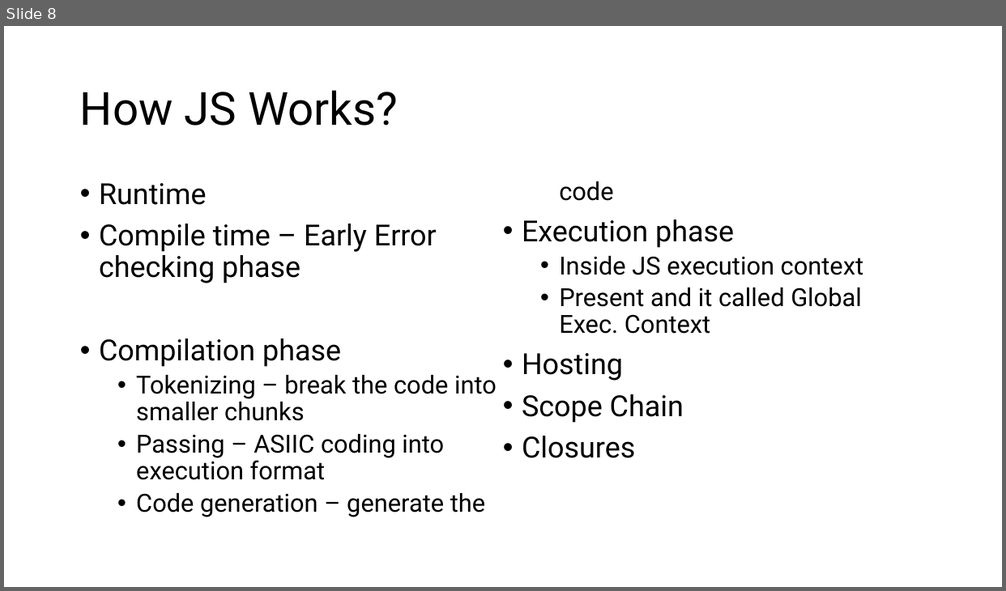
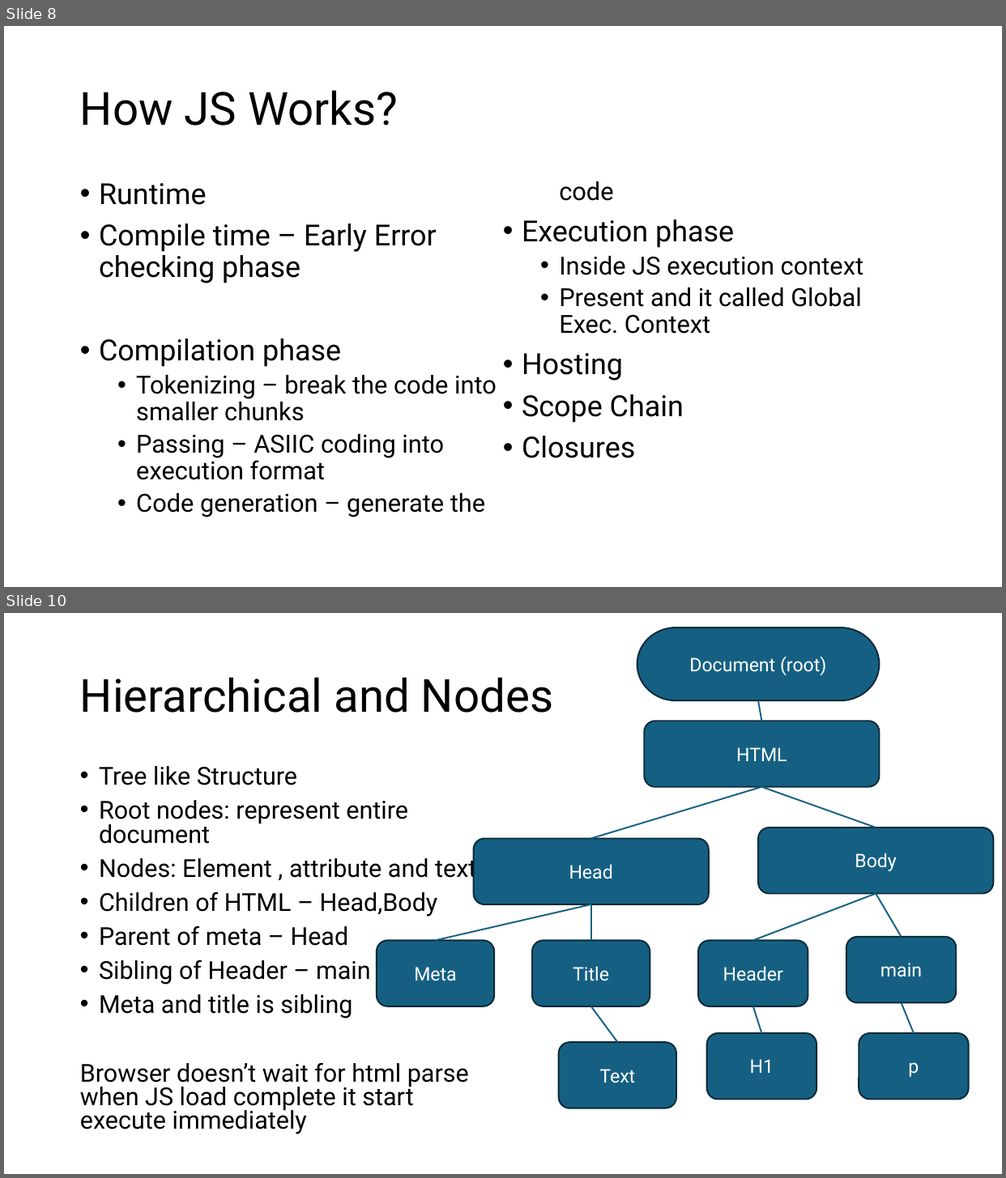
Before and after one commit to PiyushChaturvedii/Batch06, a slide deck: JS/JavaScript.pptx. Shown one above the other, each under a label of ours: slide 8 before the commit, slides 8 and 10 after it; the slides between them are not shown. The pictures are 1006x591 and 1006x1178 pixels, drawn with LibreOffice and Linux fonts; fonts in the diff are those of the drawing. Boxes give left, top, right and bottom in pixels: in the first picture for what was removed or moved away, otherwise in the second. Text is boxed around its words. In the diff, an @@ line names an element or a change of style, - is before the commit and + after.

```diff
--- a/JS/JavaScript.pptx
+++ b/JS/JavaScript.pptx
@@ slide 10 added at box(4, 613, 1002, 1174), background #FFFFFF @@
@@ pill shape added at box(637, 628, 880, 700), fill #156082, outline #092A39 1.5 pt, 18 pt, text #FFFFFF @@
+Document (root)
@@ title added at box(80, 677, 553, 713), 44 pt, text #000000 @@
+Hierarchical and Nodes
@@ line added from (759, 700) to (761, 721), #156082 1.5 pt @@
@@ rounded rectangle added at box(644, 721, 879, 786), fill #156082, outline #092A39 1.5 pt, 18 pt, text #FFFFFF @@
+HTML
@@ text added at box(80, 766, 476, 1135), 23.8 pt, text #000000 @@
+• Tree like Structure
+• Root nodes: represent entire document
+• Nodes: Element , attribute and text
+• Children of HTML – Head,Body
+• Parent of meta – Head
+• Sibling of Header – main
+• Meta and title is sibling
+Browser doesn’t wait for html parse when JS load complete it start execute immediately
@@ line added from (761, 786) to (591, 838), #156082 1.5 pt @@
@@ line added from (876, 828) to (761, 786), #156082 1.5 pt @@
@@ rounded rectangle added at box(759, 828, 994, 894), fill #156082, outline #092A39 1.5 pt, 18 pt, text #FFFFFF @@
+Body
@@ rounded rectangle added at box(473, 838, 709, 905), fill #156082, outline #092A39 1.5 pt, 18 pt, text #FFFFFF @@
+Head
@@ line added from (876, 894) to (753, 941), #156082 1.5 pt @@
@@ line added from (876, 894) to (901, 937), #156082 1.5 pt @@
@@ line added from (591, 905) to (435, 941), #156082 1.5 pt @@
@@ line added from (591, 905) to (591, 941), #156082 1.5 pt @@
@@ rounded rectangle added at box(377, 941, 494, 1007), fill #156082, outline #092A39 1.5 pt, 18 pt, text #FFFFFF @@
+Meta
@@ rounded rectangle added at box(533, 941, 650, 1007), fill #156082, outline #092A39 1.5 pt, 18 pt, text #FFFFFF @@
+Title
@@ rounded rectangle added at box(699, 941, 809, 1007), fill #156082, outline #092A39 1.5 pt, 18 pt, text #FFFFFF @@
+Header
@@ rounded rectangle added at box(846, 937, 957, 1003), fill #156082, outline #092A39 1.5 pt, 18 pt, text #FFFFFF @@
+main
@@ line added from (591, 1007) to (618, 1043), #156082 1.5 pt @@
@@ line added from (753, 1007) to (761, 1033), #156082 1.5 pt @@
@@ line added from (901, 1003) to (914, 1033), #156082 1.5 pt @@
@@ rounded rectangle added at box(559, 1043, 676, 1109), fill #156082, outline #092A39 1.5 pt, 18 pt, text #FFFFFF @@
+Text
@@ rounded rectangle added at box(707, 1033, 817, 1100), fill #156082, outline #092A39 1.5 pt, 18 pt, text #FFFFFF @@
+H1
@@ rounded rectangle added at box(859, 1033, 969, 1100), fill #156082, outline #092A39 1.5 pt, 18 pt, text #FFFFFF @@
+p
```
Also in this commit, not shown: 2 other slides added, 1 slide removed, 9 other files.
